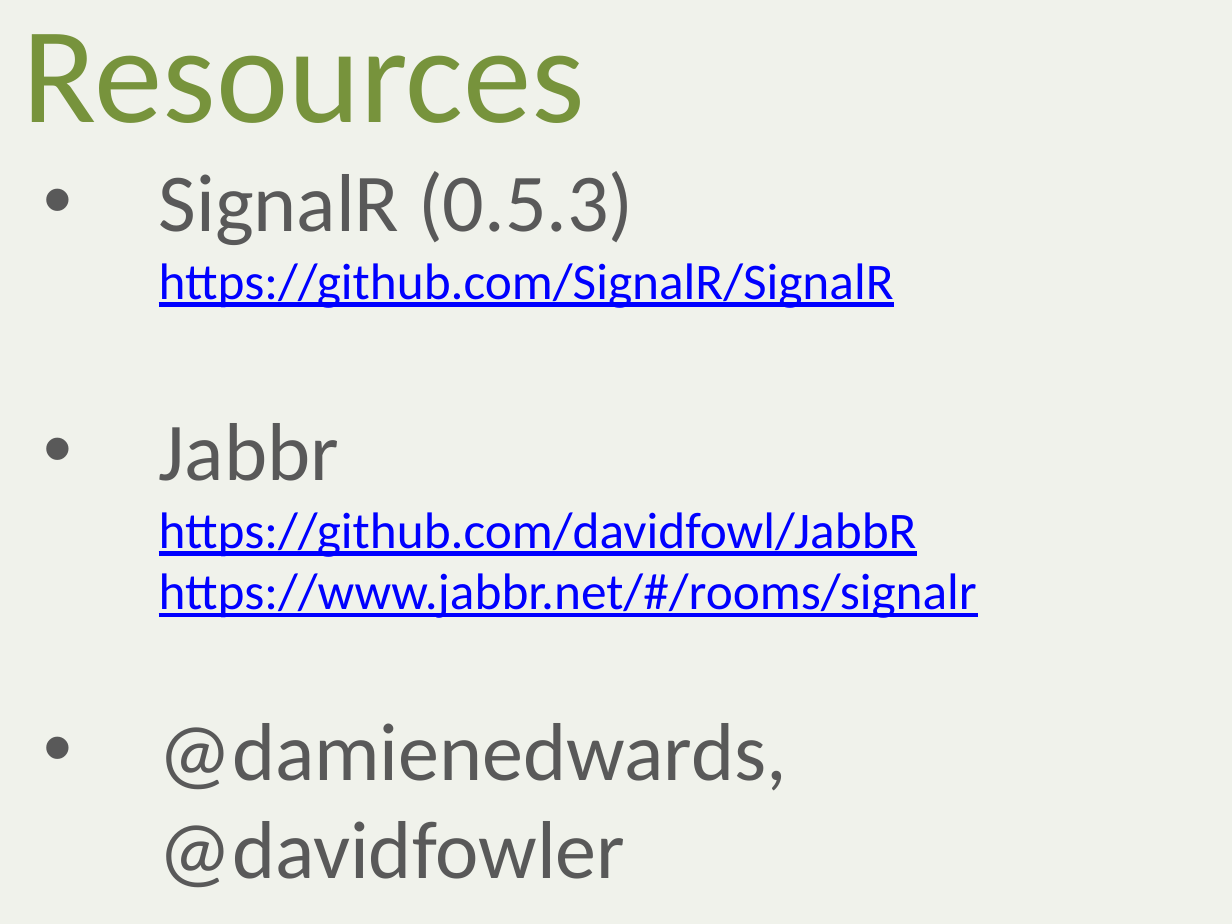
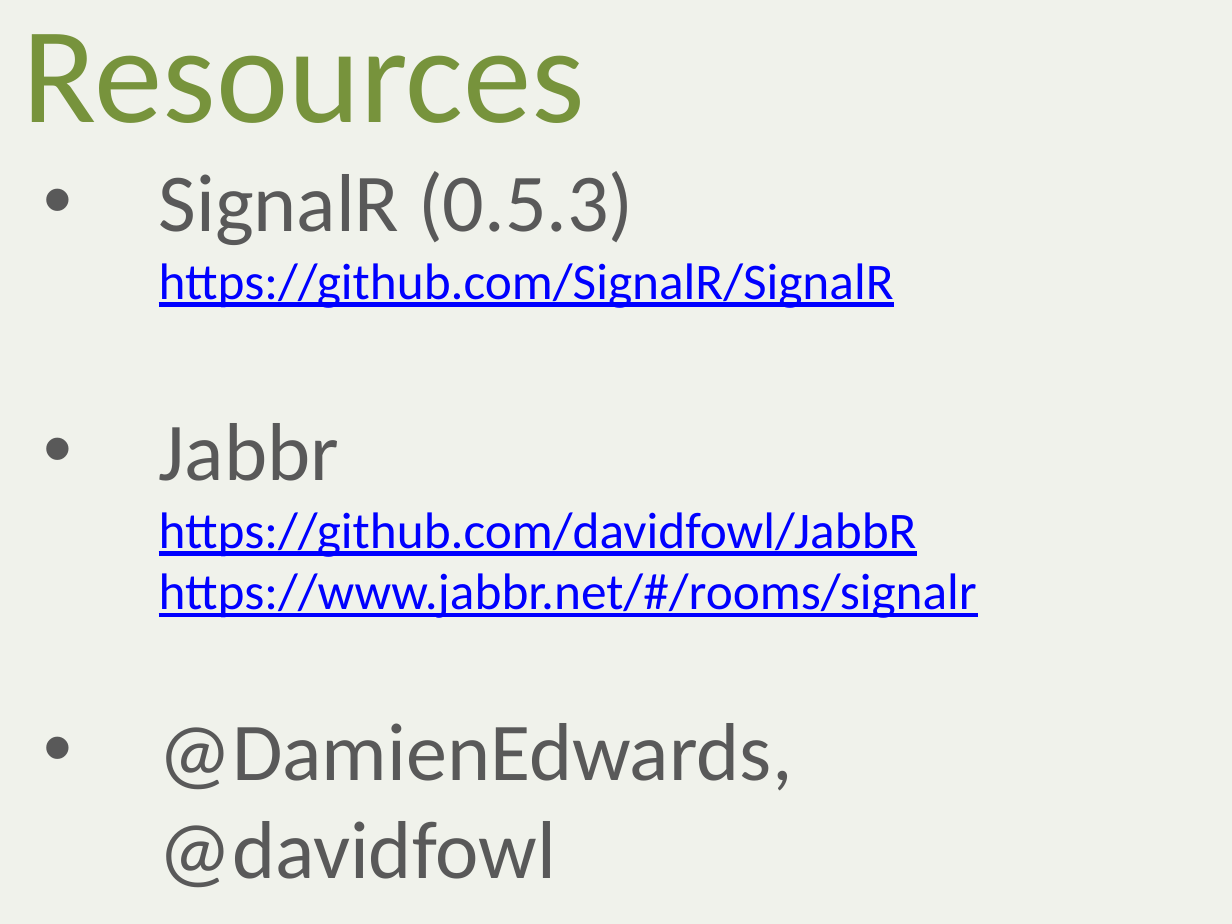
Before and after one commit to alani/Talks, a slide deck: slide 34 of SignalR-Intro/SignalRIntro.pptx. Drawn at 1232x924 pixels with LibreOffice and Linux fonts; fonts in the diff are those of the drawing. Boxes give left, top, right and bottom in pixels: in the first picture for what was removed or moved away, otherwise in the second. Text is boxed around its words. In the diff, an @@ line names an element or a change of style, - is before the commit and + after.

Commit message:
Updated slides.

```diff
--- a/SignalR-Intro/SignalRIntro.pptx
+++ b/SignalR-Intro/SignalRIntro.pptx
@@ subtitle at [159, 723, 793, 887]: text changed @@
-• @damienedwards, @davidfowler
+• @DamienEdwards, @davidfowl
```
Also in this commit, not shown: 1 other slide changed, 1 other file.
